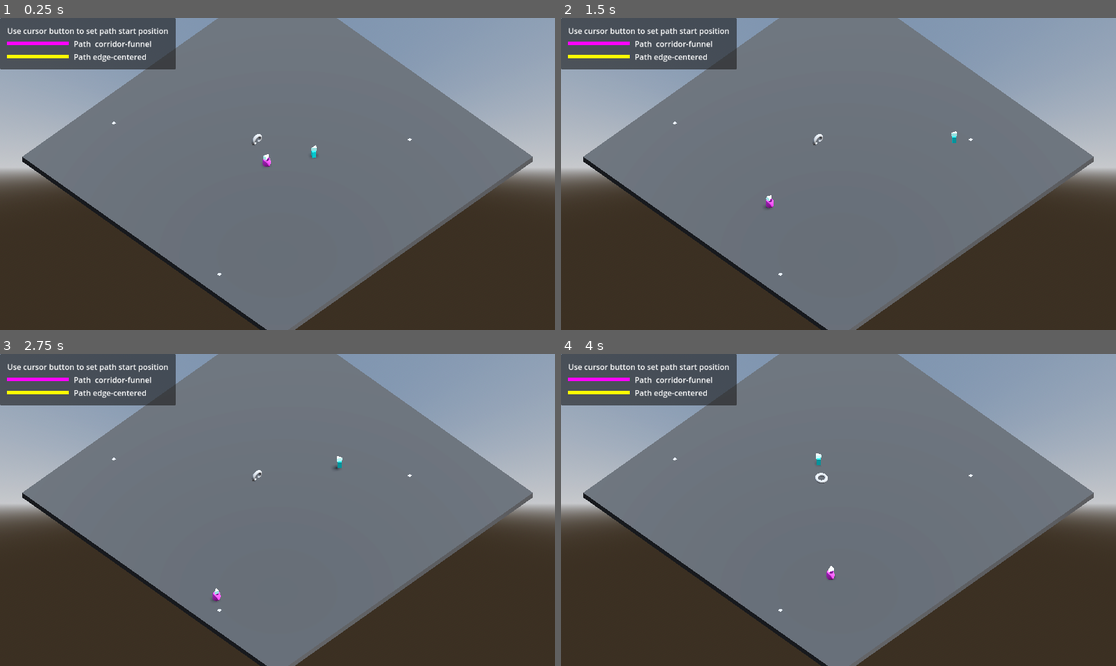
Above: before the commit, frames 1-4 (two rows, left to right).
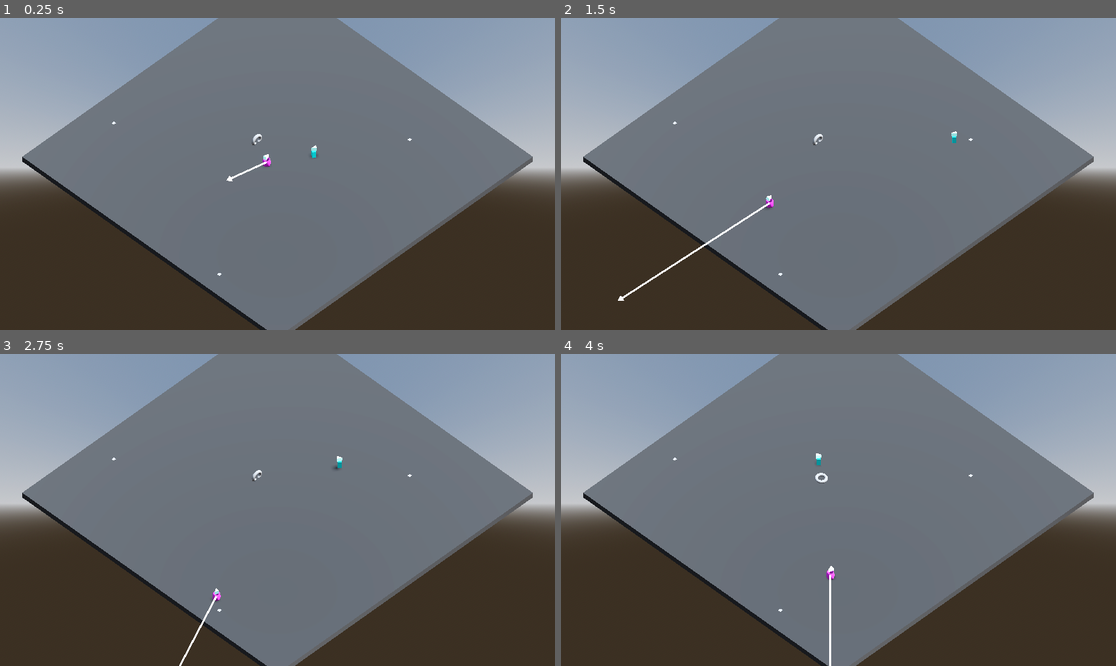
Above: after the commit, the same moments.

Repository: gparlakov/context_based_steering_test
Game: Godot game, scene res://navmesh_chhunks_demo_3d.tscn
Two runs of this game, one before a commit and one after it. Both use one fixed random seed, a clock stepped at 60 frames per second and the inputs below.
Inputs (mouse positions are in pixels of both pictures, inside the frame that each line leads up to):
- Up to frame 1 (0.25 s): no input
- Up to frame 2 (1.5 s): move the mouse to (960, 158) at 0.52 s; click (960, 158) at 0.67 s; move the mouse to (727, 189) at 1.27 s; click (727, 189) at 1.42 s
- Up to frame 3 (2.75 s): move the mouse to (333, 441) at 2.02 s; click (333, 441) at 2.17 s
- Up to frame 4 (4 s): move the mouse to (810, 572) at 2.77 s; click (810, 572) at 2.92 s; move the mouse to (1005, 556) at 3.52 s; click (1005, 556) at 3.67 s

The runs differ from the first frame. In frame 1, 5.2% of the frame differs, in the area x 0-49%, y 0-53%; in frame 2, 5.4%, in the area x 0-38%, y 0-91%; in frame 3, 5.3%; in frame 4, 5.3%.

Commit message:
debug drawing a vector

Diff:
--- a/debug_draw_3d.gd
+++ b/debug_draw_3d.gd
@@ -1,20 +1,49 @@
 extends Control
 
-var player
-var camera
+func draw_triangle(pos, dir, _size = 1.0, color = Color(0, 1, 0)):
+	var a = pos + dir * _size
+	var b = pos + dir.rotated(2*PI/3) * _size
+	var c = pos + dir.rotated(4*PI/3) * _size
+	var points = PackedVector2Array([a, b, c])
+	draw_polygon(points, PackedColorArray([color]))
 
-@export var width:= 1.0
+var vectors = []  # Array to hold all registered values.
+
+func _process(_delta):
+	if not visible:
+		return
+	queue_redraw()
 
 func _draw():
-    var color = Color(0, 1, 0)
-    var start = camera.unproject_position(player.global_transform.origin)
-    var end = camera.unproject_position(player.global_transform.origin + player.velocity)
-    draw_line(start, end, color, width)
-    draw_triangle(end, start.direction_to(end), width*2, color)
+	var camera = get_viewport().get_camera_3d()
+	for vector in vectors:
+		vector.draw(self, camera)
 
-func draw_triangle(pos: Vector2, dir: Vector2, _size: float, color: Color):
-    var a = pos + dir * _size
-    var b = pos + dir.rotated(2*PI/3) * _size
-    var c = pos + dir.rotated(4*PI/3) * _size
-    var points = PackedVector2Array([a, b, c])
-    draw_polygon(points, PackedColorArray([color]))
+func add_vector(object, property, _scale = 1.0, width = 1.0, color = Color(0, 1, 0)):
+	vectors.append(Vector.new(object, property, _scale, width, color))
+
+class Vector:
+	var object: Variant # The node to follow
+	var property: StringName  # The property to draw
+	var scale:= 1.0  # Scale factor
+	var width:= 1.0  # Line width
+	var color: Color  # Draw color
+
+	func _init(_object: Variant, _property: String, _scale = 1.0, _width = 1.0, _color = Color(0, 1, 0)):
+		object = _object
+		property = _property
+		scale = _scale
+		width = _width
+		color = _color
+
+	func draw(debugCanvas: Control, camera: Camera3D):
+		if(object == null || object.global_transform == null):
+			return
+		var prop = object.get(property)
+		if(prop == null):
+			prop = object.get_meta(property)
+		if(prop != null):
+			var start = camera.unproject_position(object.global_transform.origin)
+			var end = camera.unproject_position(object.global_transform.origin + prop * scale)
+			debugCanvas.draw_line(start, end, color, width)
+			debugCanvas.draw_triangle(end, start.direction_to(end), width*2, color)
--- a/debug_overlay.gd
+++ b/debug_overlay.gd
@@ -1,8 +1,11 @@
 extends CanvasLayer
 
-@onready var draw = $DebugDraw3D
+const DebugDraw3D := preload("res://debug_draw_3d.gd")
+
+@onready var draw: DebugDraw3D
 
 func _ready():
+	draw = $DebugDraw3D
 	if not InputMap.has_action("toggle_debug"):
 		InputMap.add_action("toggle_debug")
 		var ev = InputEventKey.new()
--- a/navmesh_chhunks_demo_3d.gd
+++ b/navmesh_chhunks_demo_3d.gd
@@ -66,6 +66,9 @@
 	for i in num_rays:
 		var angle = i * 2 * PI / num_rays
 		ray_directions[i] = Vector2.RIGHT.rotated(angle)
+
+	player.set_meta("next_position", Vector3.ZERO)
+	$DebugOverlay.draw.add_vector(player, "next_position", 2, 4, Color(1,1,1))
 
 static func create_region_chunks(chunks_root_node: Node, p_source_geometry: NavigationMeshSourceGeometryData3D, p_chunk_size: float, p_agent_radius: float) -> void:
 	# We need to know how many chunks are required for the input geometry.
@@ -273,11 +276,10 @@
 		navAgent.set_target_position(currentCheckpoint.global_position)
 		return
 
-
 	var next_position := navAgent.get_next_path_position()
+	p.set_meta("next_position", next_position)
 	var offset := next_position - p.global_position
 	p.global_position = p.global_position.move_toward(next_position, delta * character_speed)
-
 	# Make the robot look at the direction we're traveling.
 	# Clamp Y to 0 so the robot only looks left and right, not up/down.
 	offset.y = 0
--- a/navmesh_chhunks_demo_3d.tscn
+++ b/navmesh_chhunks_demo_3d.tscn
@@ -72,10 +72,6 @@
 
 [node name="NavMeshChunksDemo3D" type="Node3D"]
 script = ExtResource("1_027f2")
-max_speed = null
-steer_force = null
-look_ahead = null
-num_rays = null
 
 [node name="Camera3D" type="Camera3D" parent="."]
 transform = Transform3D(0.707107, -0.5, 0.5, 0, 0.707107, 0.707107, -0.707107, -0.5, 0.5, 15, 18, 15)
@@ -197,6 +193,7 @@
 unique_name_in_owner = true
 
 [node name="CanvasLayer" type="CanvasLayer" parent="."]
+visible = false
 
 [node name="PanelContainer" type="PanelContainer" parent="CanvasLayer"]
 offset_right = 40.0
@@ -299,14 +296,11 @@
 [node name="NavigationAgent3D" type="NavigationAgent3D" parent="Mono"]
 
 [node name="DebugOverlay" type="CanvasLayer" parent="."]
-visible = false
 script = ExtResource("2_1tqsb")
 
 [node name="DebugDraw3D" type="Control" parent="DebugOverlay"]
-visible = false
 layout_mode = 3
 anchors_preset = 0
 offset_right = 40.0
 offset_bottom = 40.0
-tooltip_text = "test"
 script = ExtResource("3_4627k")
--- a/project.godot
+++ b/project.godot
@@ -16,10 +16,6 @@
 config/features=PackedStringArray("4.3", "GL Compatibility")
 config/icon="res://icon.webp"
 
-[autoload]
-
-DebugOverlay="*res://debug_overlay.gd"
-
 [rendering]
 
 renderer/rendering_method="gl_compatibility"
